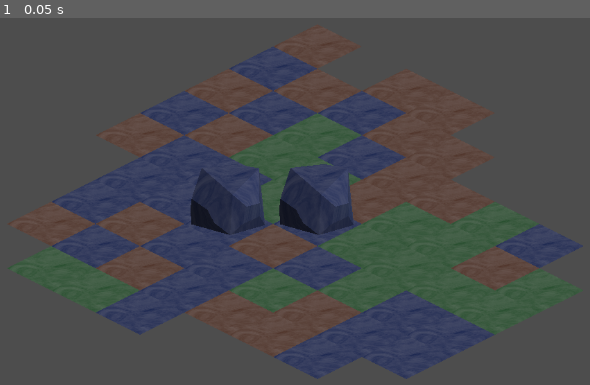
Above: before the commit, frame 1.
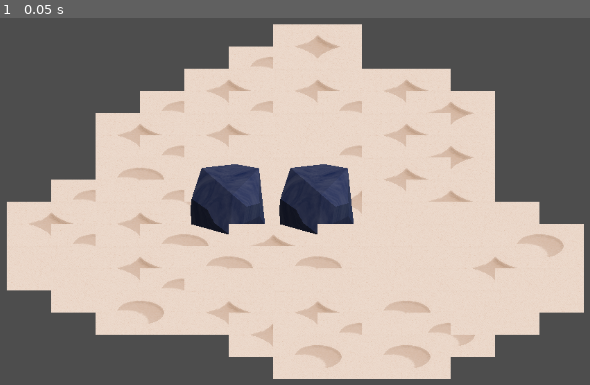
Above: after the commit, the same moment.

Repository: FunkySheepStudio/sotr
Game: Godot game, scene res://entry.tscn
The game is run twice, just before and just after one commit, with the same random seed, the same clock (stepped at 60 frames per second) and the same inputs.
Inputs:
- Up to frame 1 (0.05 s): no input

The runs differ from the first frame. In frame 1, 60% of the frame differs, in the area x 1-99%, y 1-99%.
Error before the commit: Attempt to call function 'joinOrCreate' in base 'null instance' on a null instance. (res://Colyseus.gd:10)

Commit message:
Update blend

Diff:
--- a/src/game/Colyseus.gd
+++ b/src/game/Colyseus.gd
@@ -5,6 +5,7 @@
 var colyseus_address: String = "ws://localhost:2567"
 
 func _ready():
-	JavaScriptBridge.eval("window.colyseus_client = new Colyseus.Client('" + colyseus_address + "');", true)
-	colyseus_client = JavaScriptBridge.get_interface("colyseus_client")
-	colyseus_client.joinOrCreate("game_room")
+	if OS.has_feature("web"):
+		JavaScriptBridge.eval("window.colyseus_client = new Colyseus.Client('" + colyseus_address + "');", true)
+		colyseus_client = JavaScriptBridge.get_interface("colyseus_client")
+		colyseus_client.joinOrCreate("game_room")
--- a/src/game/entry.tscn
+++ b/src/game/entry.tscn
@@ -8,9 +8,6 @@
 texture_region_size = Vector2i(128, 128)
 0:0/0 = 0
 0:0/0/texture_origin = Vector2i(0, 32)
-0:1/0 = 0
-1:1/0 = 0
-2:1/0 = 0
 1:0/0 = 0
 1:0/0/texture_origin = Vector2i(0, 32)
 2:0/0 = 0
@@ -19,8 +16,11 @@
 [sub_resource type="TileSetAtlasSource" id="TileSetAtlasSource_2bro8"]
 texture = ExtResource("2_jnwwp")
 texture_region_size = Vector2i(128, 64)
+0:0/next_alternative_id = 3
 0:0/0 = 0
+1:0/next_alternative_id = 3
 1:0/0 = 0
+2:0/next_alternative_id = 3
 2:0/0 = 0
 
 [sub_resource type="TileSet" id="TileSet_jcr4s"]
Binary file changed: src/game/Tilesets/tileset-ground.png
Not shown, changed: src/Assets/Tiles.blend
Not shown, changed: src/Assets/Tiles.blend1
Not shown, changed: src/client/game/index.html
Not shown, changed: src/client/game/index.pck
